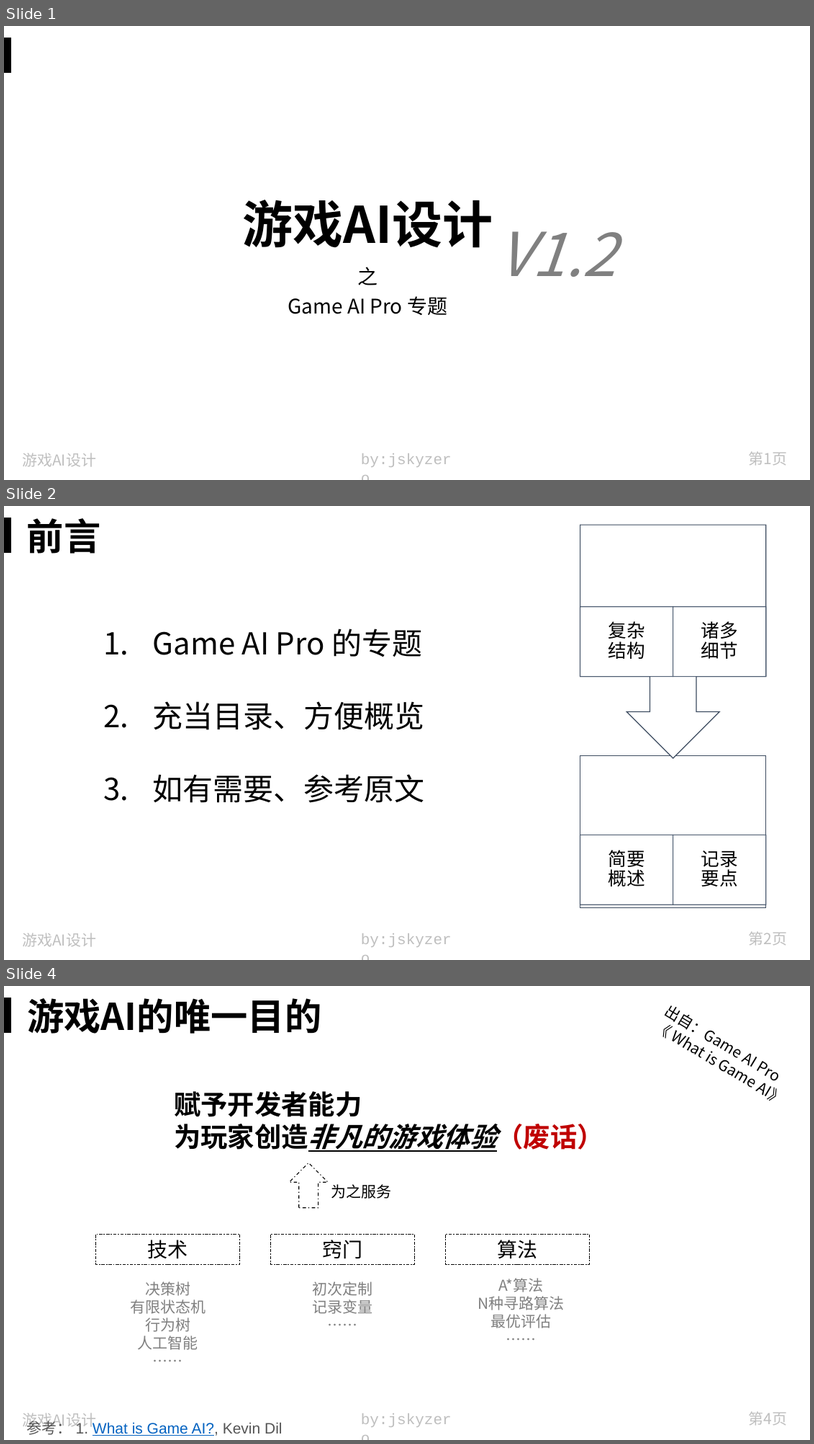
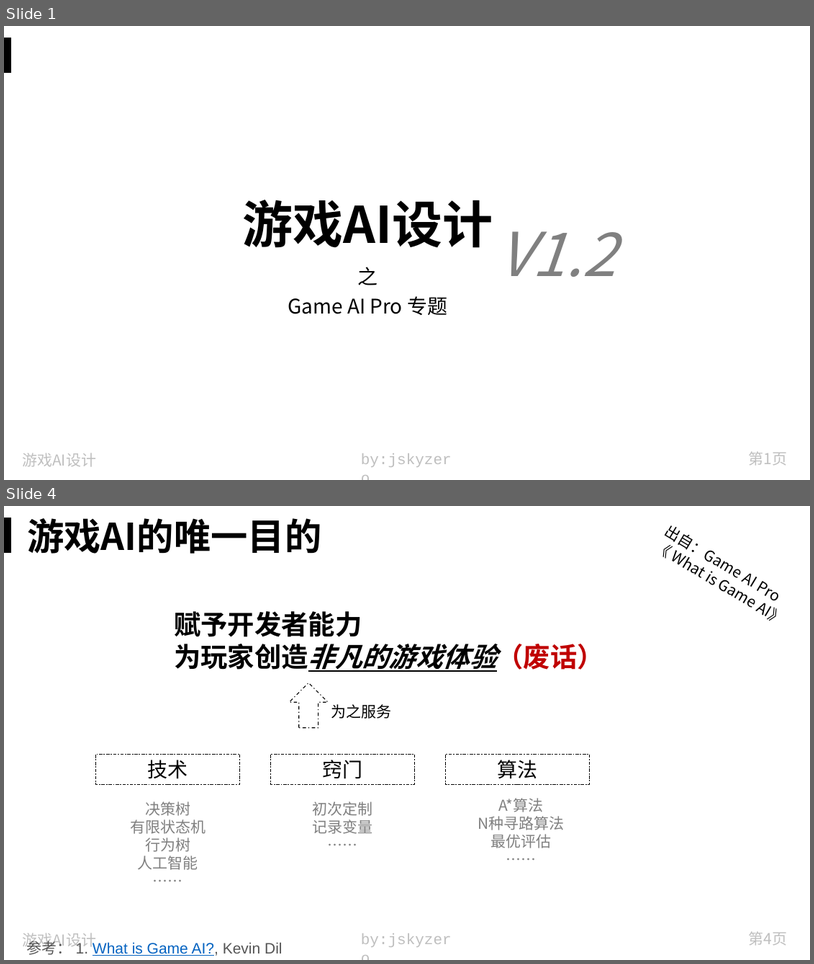
Before and after one commit to jskyzero/design.jskyzero.com, a slide deck: assets/img/skill/GameAIPro/Game AI Pro.pptx. Shown one above the other, each under a label of ours: slides 1, 2 and 4 before the commit, slides 1 and 4 after it; the slides between them are not shown. The pictures are 814x1444 and 814x964 pixels, drawn with LibreOffice and Linux fonts; fonts in the diff are those of the drawing. Boxes give left, top, right and bottom in pixels: in the first picture for what was removed or moved away, otherwise in the second. Text is boxed around its words. In the diff, an @@ line names an element or a change of style, - is before the commit and + after.

Commit message:
🍱 finish Game AI Pro 索引

```diff
--- a/assets/img/skill/GameAIPro/Game AI Pro.pptx
+++ b/assets/img/skill/GameAIPro/Game AI Pro.pptx
@@ slide 2 removed at <box>4,506,810,960</box>, background #FFFFFF; not listed: 4 template elements that a slide beside it also shows @@
@@ text removed at <box>27,518,101,554</box> @@
-前言
@@ text removed at <box>153,628,425,803</box> @@
-1. Game AI Pro 的专题
-2. 充当目录、方便概览
-3. 如有需要、参考原文
@@ group removed at <box>581,525,767,908</box>: 5 rectangles, 4 texts, 1 up arrow callout @@
-简要
-概述
-记录
-要点
-复杂
-结构
-诸多
-细节
```
Also in this commit, not shown: 7 slides changed, 14 slides added, 32 other files.
